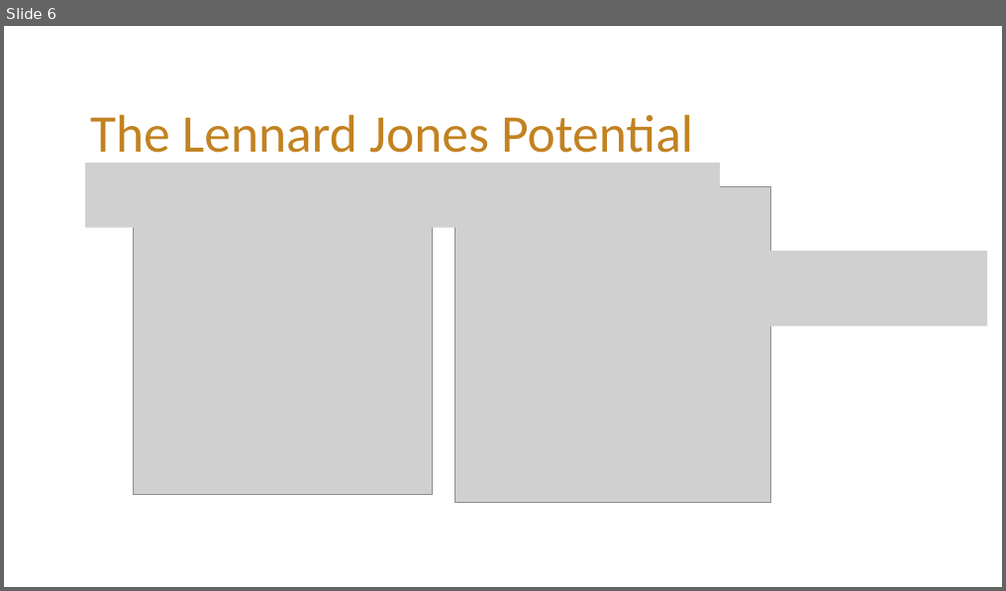
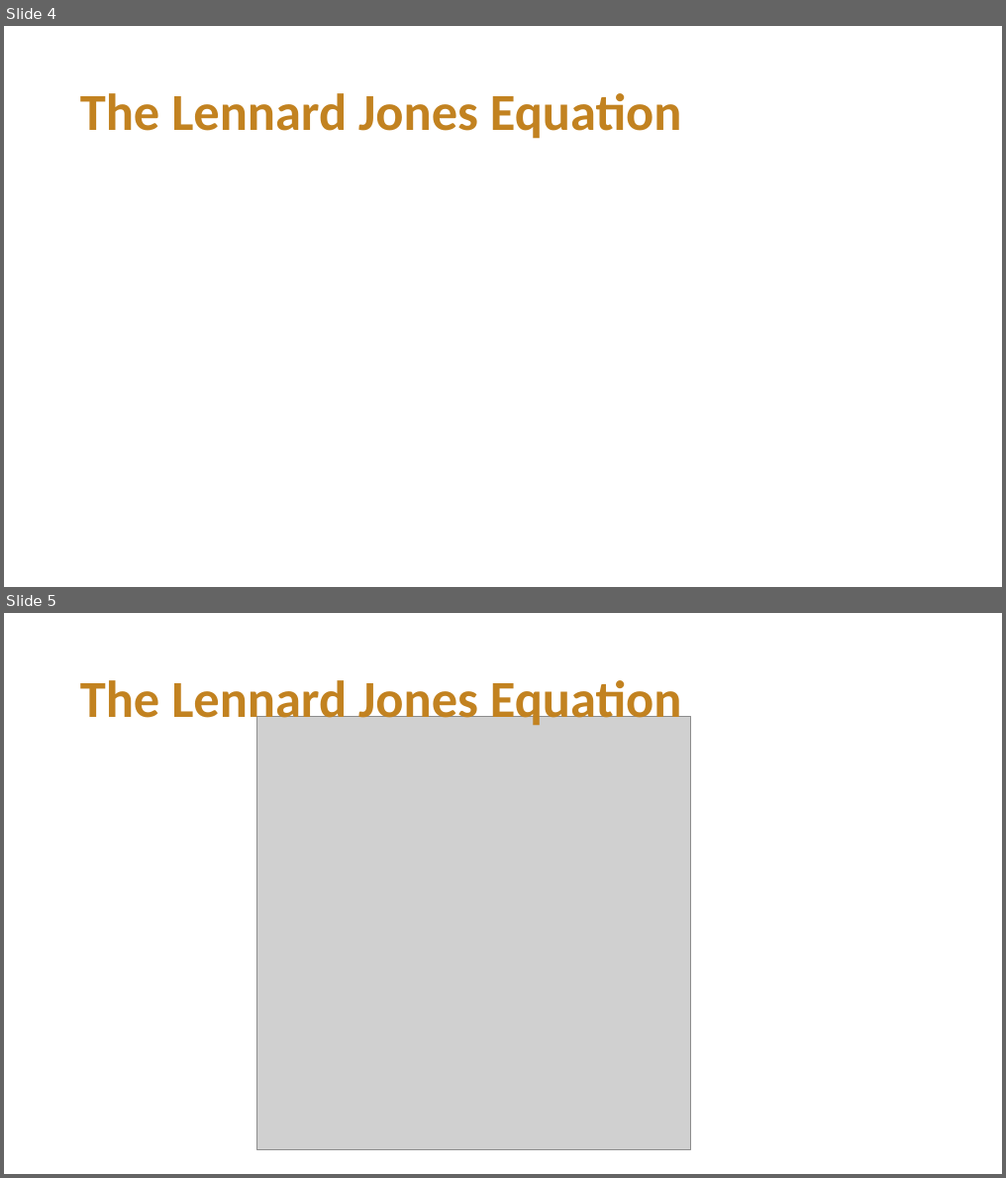
Before and after one commit to msse-chem-280-2024/msse-chem-280-2024.github.io, a slide deck: _files/intro-lennard-jones.pptx. Shown one above the other, each under a label of ours: slide 6 before the commit, slides 4 and 5 after it. The pictures are 1006x591 and 1006x1178 pixels, drawn with LibreOffice and Linux fonts; fonts in the diff are those of the drawing; grey boxes stand for pictures; background and template pictures are left out. Boxes give left, top, right and bottom in pixels: in the first picture for what was removed or moved away, otherwise in the second. Text is boxed around its words. In the diff, an @@ line names an element or a change of style, - is before the commit and + after.

```diff
--- a/_files/intro-lennard-jones.pptx
+++ b/_files/intro-lennard-jones.pptx
@@ slide 5 added at (4, 613, 1002, 1174), background #FFFFFF @@
@@ title added at (80, 674, 682, 730), 50 pt, text #C28220, bold @@
+The Lennard Jones Equation
@@ picture added at (257, 716, 691, 1151) @@
@@ what was slide 6 is now slide 4 @@
@@ slide 4 changed as well @@
@@ title "The Lennard Jones Equation" at (80, 93, 682, 139): vertical alignment bottom to middle @@
@@ title at (80, 93, 682, 139): text changed; size 51 to 50 pt; bold on @@
-The Lennard Jones Potential
+The Lennard Jones Equation
@@ picture removed at (85, 163, 721, 228) @@
@@ picture removed at (134, 195, 433, 494) @@
@@ picture removed at (455, 187, 771, 503) @@
@@ picture removed at (758, 251, 988, 326) @@
```
Also in this commit, not shown: 1 other slide changed, 2 other slides added, 5 slides removed, 6 other files.
